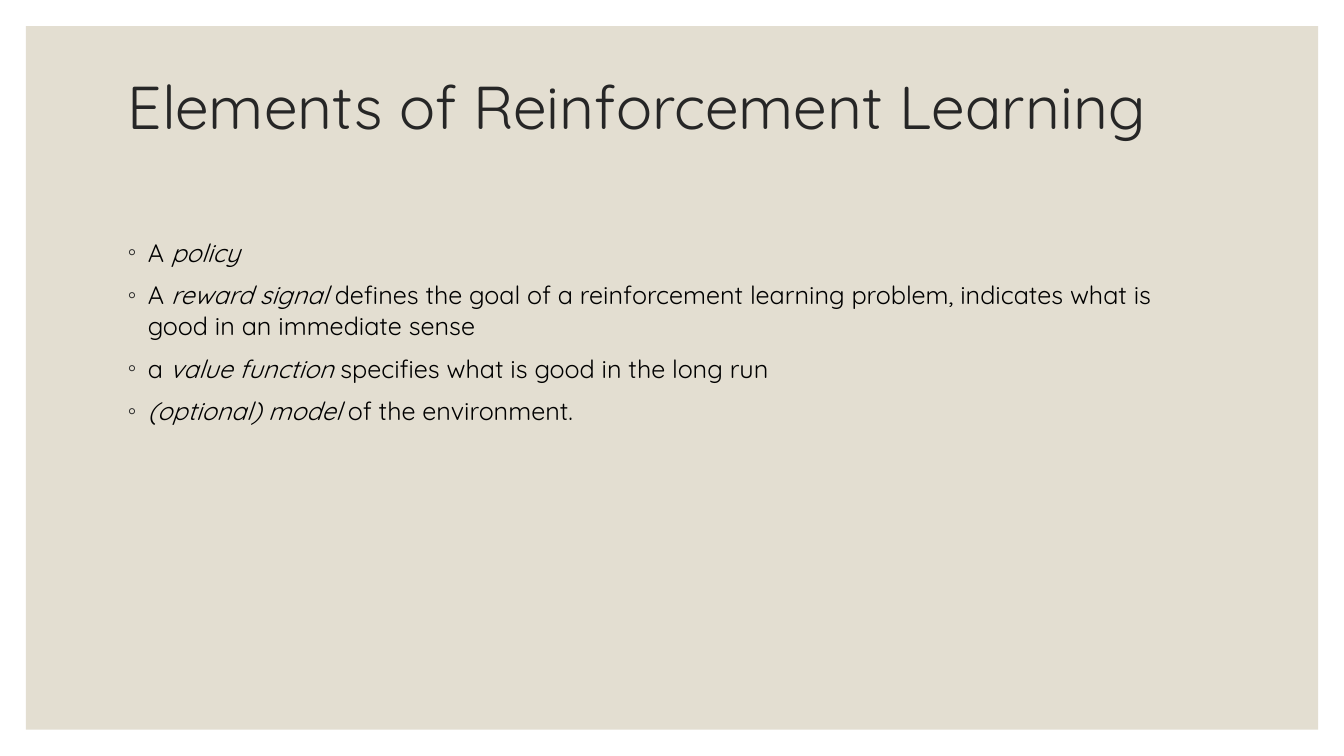
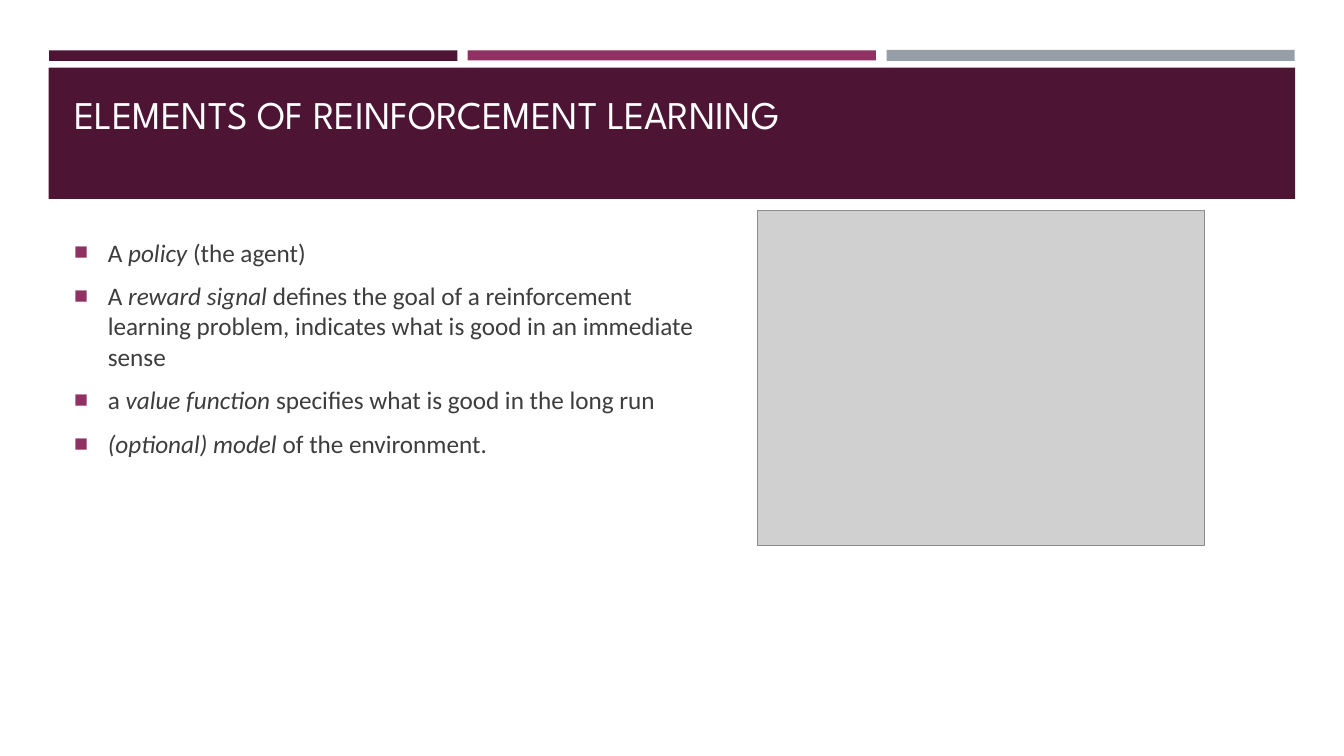
Before and after one commit to Boty22/Global-AI-Bootcamp-DRL, a slide deck: slide 9 of From RL to DRL.pptx. Drawn at 1344x756 pixels with LibreOffice and Linux fonts; fonts in the diff are those of the drawing; grey boxes stand for pictures. Boxes give left, top, right and bottom in pixels: in the first picture for what was removed or moved away, otherwise in the second. Text is boxed around its words. In the diff, an @@ line names an element or a change of style, - is before the commit and + after.

Commit message:
botcamp ppt design

```diff
--- a/From RL to DRL.pptx
+++ b/From RL to DRL.pptx
@@ rectangle removed at (26,26,1319,730) @@
@@ rectangle added at (49,50,458,60), fill #4D1434 @@
@@ rectangle added at (468,50,876,60), fill #903163 @@
@@ rectangle added at (886,50,1295,62), fill #969FA7 @@
@@ rectangle added at (48,68,1296,199), fill #4D1434 @@
@@ title "ELEMENTS OF REINFORCEMENT LEARNING" at (74,102,779,130): vertical alignment middle to bottom @@
@@ title at (74,102,779,130): text changed; size 43.2 to 28 pt; font Quicksand to League Spartan; text colour #262626 to #FFFFFF @@
-Elements of Reinforcement Learning
+ELEMENTS OF REINFORCEMENT LEARNING
@@ text "A policy (the agent)": place and size @@
-text "A policy (the agent)" at (148,243,1151,425)
+text "A policy (the agent)" at (108,244,693,457)
@@ text "A policy (the agent)" at (108,244,693,457): vertical alignment top to middle @@
@@ picture added at (758,211,1205,545) @@
@@ text at (108,244,305,267): text changed; font Quicksand to Calibri; text colour #000000 to #3D3D3D; italic off @@
-◦ A policy
+■ A policy (the agent)
@@ text at (108,287,693,457): font Quicksand to Calibri, text colour #000000 to #3D3D3D; bullet ◦ to ■; bullet colour #262626 to #903163 @@
```
Also in this commit, not shown: 14 other slides changed, 3 slides added, 2 slides removed, 4 other files.
